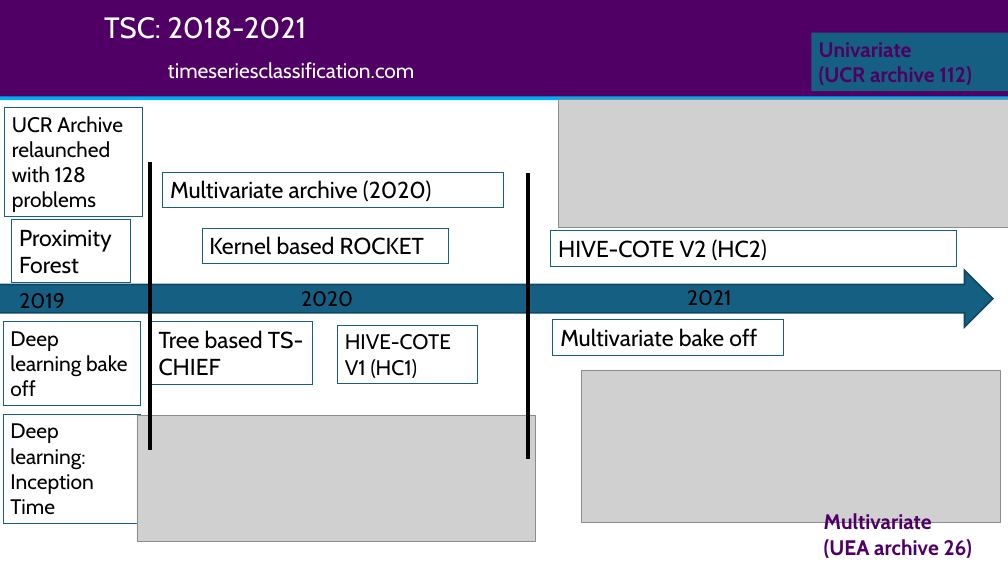
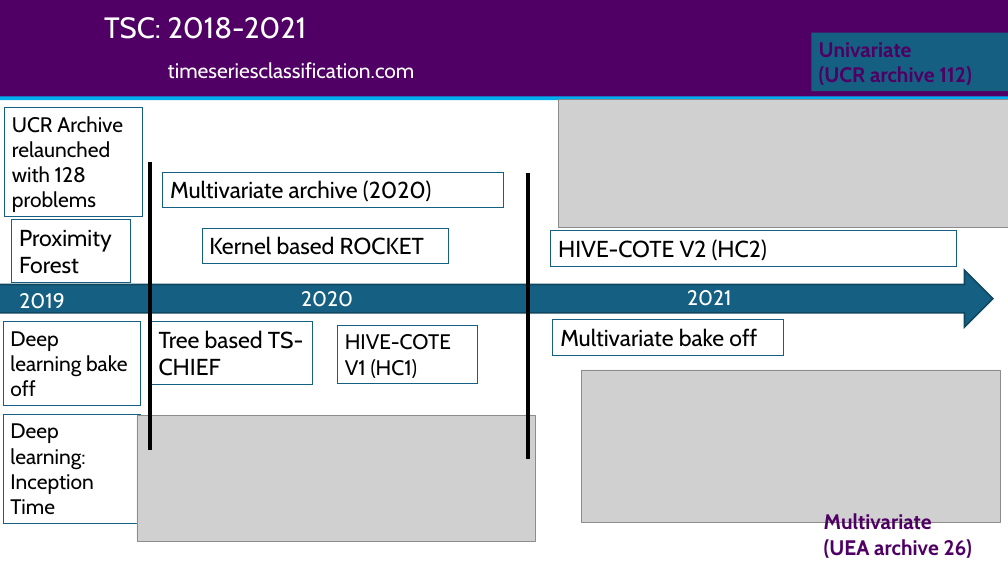
Before and after one commit to aeon-toolkit/aeon-tutorials, a slide deck: slide 5 of KDD-2024/Slides/part1_Introduction.pptx (slide 4 before the commit). Drawn at 1008x567 pixels with LibreOffice and Linux fonts; fonts in the diff are those of the drawing; grey boxes stand for pictures. Boxes give left, top, right and bottom in pixels: in the first picture for what was removed or moved away, otherwise in the second. Text is boxed around its words. In the diff, an @@ line names an element or a change of style, - is before the commit and + after.

```diff
--- a/KDD-2024/Slides/part1_Introduction.pptx
+++ b/KDD-2024/Slides/part1_Introduction.pptx
@@ text colour #000000 to #FFFFFF in 3 elements at box(19, 293, 64, 314), box(301, 291, 353, 307), box(687, 290, 732, 306) @@
```
Also in this commit, not shown: 3 other slides changed, 1 slide added, 1 other file.
